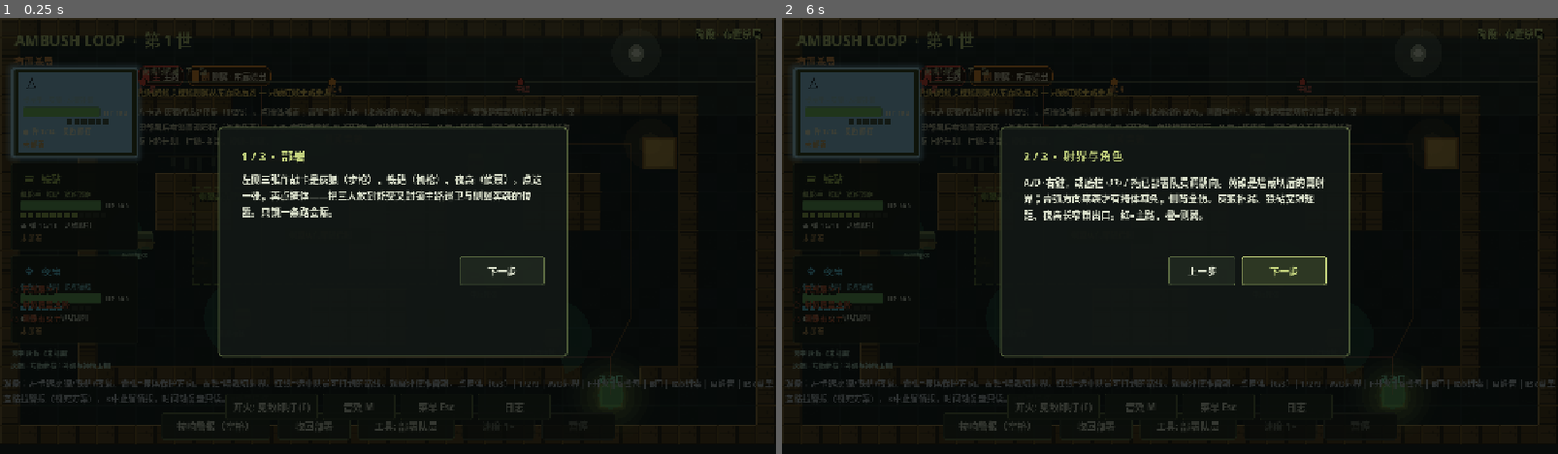
Above: before the commit, frames 1-2 (left to right).
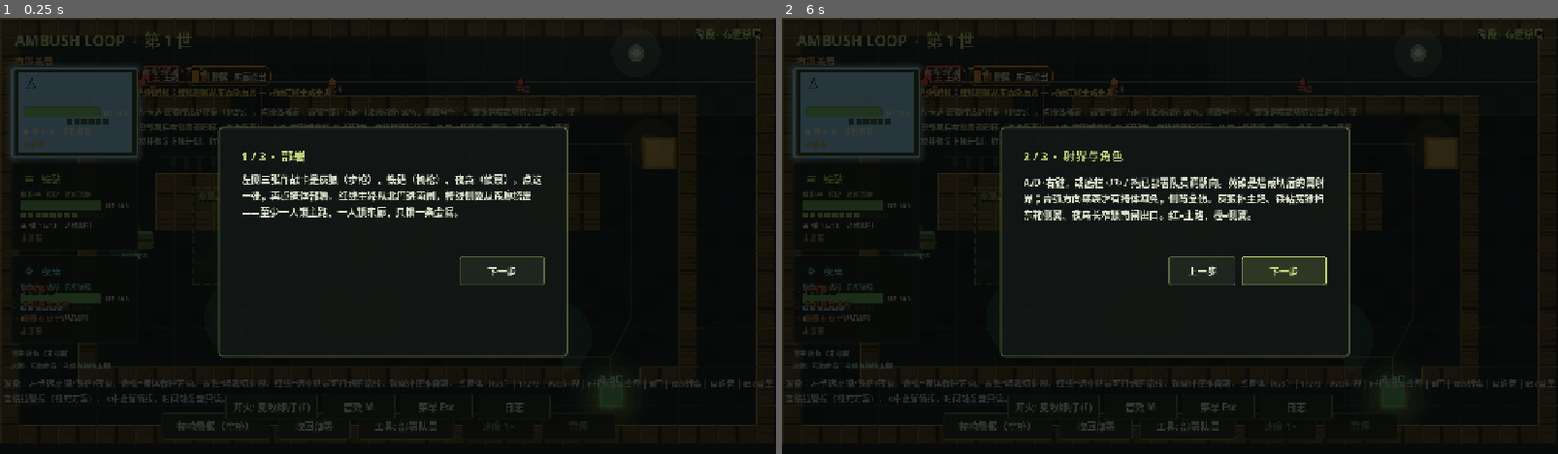
Above: after the commit, the same moments.

Repository: hailinsu-create/new
Game: Godot game, scene res://scenes/main.tscn
Same seed, same stepped clock (60 frames per second), same inputs: the game is played once before the commit and once after it. This scene is started directly instead of the project's main scene.
Inputs:
- Up to frame 1 (0.25 s): no input
- Up to frame 2 (6 s): click "拉响警报（空格）" at 0.5 s; click "收回部署" at 1.25 s; click "工具: 部署队员" at 2 s; click "开火: 见敌即打 (F)" at 2.75 s; click "音效 M" at 3.5 s; click "菜单 Esc" at 4.25 s; click "日志" at 5 s; click "下一步" at 5.75 s

The runs differ from the first frame. In frame 1, 0.9% of the frame differs, in the area x 18-74%, y 24-46%; in frame 2, 0.7%.

Commit message:
Align five-mission copy, docs, and content smoke.
Credits, HOWTO, title footer, briefings, and tutorials now name 油库
alongside the first four yards. Depot teaching states the three-route
surround, 2.2s west sneak, and tripwire. Docs no longer claim a
four-mission catalog. Smoke covers abort intel, squad wipe, and
campaign credits containing 油库.

Co-authored-by: hailinsu-create <hailinsu-create@users.noreply.github.com>

Diff:
--- a/ambush_loop/scenes/title.tscn
+++ b/ambush_loop/scenes/title.tscn
@@ -112,5 +112,5 @@
 offset_bottom = -14.0
 theme_override_colors/font_color = Color(0.45, 0.48, 0.4, 1)
 theme_override_font_sizes/font_size = 13
-text = "Esc / 返回键 退出确认    触控底栏可打完一局    院子 / 仓道 / 泵站 / 信号楼"
+text = "Esc / 返回键 退出确认    触控底栏可打完一局    院子 / 仓道 / 泵站 / 信号楼 / 油库"
 horizontal_alignment = 1
--- a/ambush_loop/scripts/level/level_def.gd
+++ b/ambush_loop/scripts/level/level_def.gd
@@ -128,8 +128,8 @@
 	l.level_id = "yard"
 	l.atmosphere_id = "yard"
 	l.title = "第1关 · 院子：交叉封锁"
-	l.teaching = "夜巡小队从北门进院子，要在南闸汇合前切断。灰狼补主路巡卫，铁砧宽锥扫东箱侧翼，夜枭长窄锁出口。陷阱：只盯主路，侧翼奔袭会从东廊绕出。青弧朝向才有掩体减免，侧背全伤。"
-	l.tutorial = "左卡选 灰狼/铁砧/夜枭（1/2/3）。点掩体部署；青弧=保护方向（来袭减伤 60%，侧背全伤）。黄锥是墙裁切后的真射界。夜枭部署后有淡青观察环（仅准备期）。A/D、右键或底栏↺↻调朝向，空格拉警报锁死。X 中止留情报。跑掉或全灭都穿梭并恢复上轮计划。红线=主路，橙线=侧翼。"
+	l.teaching = "夜巡小队从北门进院子，要在南闸汇合前切断。灰狼补主路巡卫，铁砧宽锥扫东箱侧翼，夜枭长窄锁出口。陷阱：只盯主路，侧翼奔袭会从东廊绕出。青弧朝向才有掩体减免，侧背全伤。失败三种：逃逸、全灭、中止（X 留情报）。"
+	l.tutorial = "左卡选 灰狼/铁砧/夜枭（1/2/3）。点掩体部署；青弧=保护方向（来袭减伤 60%，侧背全伤）。黄锥是墙裁切后的真射界。夜枭部署后有淡青观察环（仅准备期）。A/D、右键或底栏↺↻调朝向，空格拉警报锁死。X 中止留情报。逃逸、全灭、中止都穿梭并恢复上轮计划。红线=主路，橙线=侧翼。"
 	l.escape_cell = Vector2i(31, 19)
 	# All covers on open cells (yard crates leave spine / lanes free).
 	l.cover_defs = [
@@ -169,8 +169,8 @@
 	l.level_id = "warehouse"
 	l.atmosphere_id = "warehouse"
 	l.title = "第2关 · 仓道：弹药窗口"
-	l.teaching = "弹药窗口：仓道里的夜班搬运队会把弹打空。过早开火是陷阱——铁砧最容易空，把弹包给他。东廊橙色油桶在敌人靠近时自动炸（伤及友军），别把灰狼塞进爆心。F 入伏再打，等他们走进黄区。"
-	l.tutorial = "G 把唯一弹包交给已部署队员（空弹自动补一次，本轮不能转交）。F 切「入伏再打」，黄锥变暗，等敌人进黄色伏击区。东廊油桶是预置杀器：敌人踩近才在模拟里炸，执行中不能点爆。红=主路，橙=侧翼。X 中止留情报；时间轴只读。M 静音。"
+	l.teaching = "弹药窗口：仓道里的夜班搬运队会把弹打空。过早开火是陷阱——铁砧最容易空，把弹包给他。东廊橙色油桶在敌人靠近时自动炸（伤及友军），别把灰狼塞进爆心。F 入伏再打，等他们走进黄区。参考：铁砧拿弹包看窗口，夜枭锁闸口。"
+	l.tutorial = "G 把唯一弹包交给已部署队员（空弹自动补一次，本轮不能转交；铁砧优先）。F 切「入伏再打」，黄锥变暗，等敌人进黄色伏击区。东廊油桶是预置杀器：敌人踩近才在模拟里炸，执行中不能点爆。红=主路，橙=侧翼。X 中止留情报；时间轴只读。M 静音。"
 	# East flank corridor — away from reference slots 1/3/5 so smoke stays a skill check.
 	l.barrel_cell = Vector2i(32, 10)
 	l.escape_cell = Vector2i(31, 19)
@@ -212,8 +212,8 @@
 	l.level_id = "pump"
 	l.atmosphere_id = "pump"
 	l.title = "第3关 · 泵站：关门之后"
-	l.teaching = "泵站夜班要过东廊阀门。B 锁门不是稳赢——那是陷阱：侧翼奔袭在决策格改走西侧紫色备用接近，从你没罩住的侧背进来。重布青弧与夜枭锁线；铁砧侧背更危险。"
-	l.tutorial = "B 切换锁门。锁上后东廊关闭，侧翼在决策格改走作者写好的紫色备用接近，不会自由寻路。青弧没罩住=全伤。夜枭锁出水口。红=主路，橙=侧翼（开），紫=关门后的陷阱接近。X 中止留情报；时间轴只读。M 静音。"
+	l.teaching = "泵站夜班要过东廊阀门。B 锁门不是稳赢——那是陷阱：侧翼奔袭在决策格改走西侧紫色备用接近，从你没罩住的侧背进来。重布青弧与夜枭锁线；铁砧侧背更危险。开锁两条线都能解，锁门必须改朝向。"
+	l.tutorial = "B 切换锁门。锁上后东廊关闭，侧翼在决策格改走作者写好的紫色备用接近，不会自由寻路。青弧没罩住=全伤。夜枭锁出水口。G 弹包一人。红=主路，橙=侧翼（开），紫=关门后的陷阱接近。X 中止留情报；时间轴只读。M 静音。"
 	l.escape_cell = Vector2i(31, 19)
 	l.cover_defs = [
 		{"cell": Vector2i(10, 8), "name": "泵房西", "face": 0.0, "protect": 180.0},
@@ -259,8 +259,8 @@
 	l.level_id = "railcut"
 	l.atmosphere_id = "railcut"
 	l.title = "第4关 · 信号楼：双走廊延迟"
-	l.teaching = "信号楼要切断两路巡轨：西廊巡卫立刻出发，东廊奔袭晚几秒才折下来。陷阱是南闸堆人——先到的西廊把弹药打空，延迟东廊再漏。核心墙挡住对射，必须分廊锁线。绊索只能铺一条。"
-	l.tutorial = "西廊立刻走脊，东廊从北过道晚到。核心设备挡住东西对射。铁砧朝北等东廊，灰狼补西廊，夜枭锁南闸。Tab 绊索一条走廊；G 弹包一人。没有门。红=西廊主路，橙=东廊延迟。X 中止留情报；时间轴只读。M 静音。"
+	l.teaching = "信号楼要切断两路巡轨：西廊巡卫立刻出发，东廊奔袭晚 3.8 秒才折下来。陷阱是南闸堆人——先到的西廊把弹药打空，延迟东廊再漏。核心墙挡住对射，必须分廊锁线。绊索只能铺一条。"
+	l.tutorial = "西廊立刻走脊，东廊从北过道晚 3.8 秒才到。核心设备挡住东西对射。铁砧朝北等东廊，灰狼补西廊，夜枭锁南闸。Tab 绊索一条走廊；G 弹包一人。没有门。红=西廊主路，橙=东廊延迟。X 中止留情报；时间轴只读。M 静音。"
 	l.escape_cell = Vector2i(31, 19)
 	# Six slots on open cells: west spine, east corridor, south mouth. No door (pump already teaches B).
 	l.cover_defs = [
@@ -302,8 +302,8 @@
 	l.level_id = "depot"
 	l.atmosphere_id = "depot"
 	l.title = "第5关 · 油库：三路合围"
-	l.teaching = "油库夜班三路合围：主路巡卫、东廊奔袭、西暗道影探。中间油罐挡住对射。陷阱是南闸堆人+忽略西暗道——先到的两路打空弹药，影探再从西夹缝漏。唯一绊索封暗道，弹包给铁砧。"
-	l.tutorial = "西暗道晚几秒才从西墙夹缝南下。灰狼锁主路，铁砧朝北等东廊，夜枭看南闸；Tab 把唯一绊索铺在西暗道（7,11 一带）。G 弹包一人。没有门、没有油桶。红=主路，橙=东廊，绿=西暗道陷阱。X 中止留情报；时间轴只读。M 静音。"
+	l.teaching = "油库夜班三路合围：主路巡卫、东廊奔袭、西暗道影探（晚 2.2 秒）。中间油罐挡住对射。陷阱是南闸堆人+忽略西暗道——先到的两路打空弹药，影探再从西夹缝漏。唯一绊索封西暗道（7,11 一带），弹包给铁砧。"
+	l.tutorial = "三路合围。西暗道晚 2.2 秒才从西墙夹缝南下。灰狼锁主路，铁砧朝北等东廊，夜枭看南闸；Tab 把唯一绊索铺在西暗道（7,11 一带）。G 弹包一人。没有门、没有油桶。红=主路，橙=东廊，绿=西暗道陷阱。X 中止留情报；时间轴只读。M 静音。"
 	l.escape_cell = Vector2i(31, 19)
 	l.cover_defs = [
 		{"cell": Vector2i(6, 10), "name": "西暗道", "face": 0.0, "protect": 0.0},
--- a/ambush_loop/scripts/smoke_test.gd
+++ b/ambush_loop/scripts/smoke_test.gd
@@ -1,6 +1,7 @@
 extends SceneTree
 
-## Vertical-slice smoke: yard escape→restore→win, warehouse+pump reference wins, then railcut.
+## Vertical-slice smoke: abort/wipe fail paths, yard escape→restore→win,
+## warehouse+pump+railcut+depot reference wins, campaign credits name 油库.
 ## Isolates user:// save data so player progress cannot mask failures.
 ## Bypasses title via change_scene_to_file(main.tscn).
 
@@ -79,6 +80,8 @@
 		quit(59)
 		return
 	print("SMOKE_OK_SPAWN_PREVIEW n=", main.setup_spawn_preview_count())
+	if not await _assert_fail_paths(main):
+		return
 
 	# Life 1: 灰狼 on west cover, authored east face (0°) covers the spine so
 	# 敌1/敌2 die and flank 敌3 (delay 0.4s) is the leaker. South 90° covers neither.
@@ -619,6 +622,23 @@
 				quit(48)
 				return
 			print("SMOKE_OK depot won tick=", main.sim.tick)
+			if str(main.continue_button.text).find("查看致谢") < 0:
+				push_error("SMOKE_DEPOT_NO_CREDITS_CTA %s" % main.continue_button.text)
+				quit(61)
+				return
+			main._on_continue_pressed()
+			await process_frame
+			await process_frame
+			if main.credits_overlay == null or not main.credits_overlay.is_open():
+				push_error("SMOKE_DEPOT_CREDITS_CLOSED")
+				quit(61)
+				return
+			var cred_txt := _collect_label_text(main.credits_overlay)
+			if cred_txt.find("油库") < 0:
+				push_error("SMOKE_DEPOT_CREDITS_NO_OIL %s" % cred_txt)
+				quit(61)
+				return
+			print("SMOKE_OK_CREDITS_DEPOT")
 			print("SMOKE_SLICE_COMPLETE")
 			quit(0)
 			return
@@ -652,6 +672,96 @@
 	while main.sim.tick < start + n and guard < 180:
 		await process_frame
 		guard += 1
+
+
+func _collect_label_text(n: Node) -> String:
+	var acc := ""
+	if n is Label:
+		acc += str((n as Label).text)
+	for c in n.get_children():
+		acc += _collect_label_text(c)
+	return acc
+
+
+func _assert_fail_paths(main) -> bool:
+	## Abort keeps intel; squad wipe is a fail. Reset SETUP afterwards for LIFE1.
+	if main.phase != main.Phase.SETUP:
+		main._start_setup(false, false)
+	main._select_op(0)
+	main._deploy_selected_to(main.cover_slots[0], false)
+	main.selected.set_facing(90.0)
+	main._on_alarm_pressed()
+	if main.phase != main.Phase.WATCHING:
+		push_error("SMOKE_ABORT_NO_WATCH phase=%s" % main.phase)
+		quit(60)
+		return false
+	await _drive_ticks(main, 30)
+	if main.phase != main.Phase.WATCHING:
+		push_error("SMOKE_ABORT_ENDED_EARLY phase=%s reason=%s" % [main.phase, main.fail_reason])
+		quit(60)
+		return false
+	main._on_abort_pressed()
+	await process_frame
+	if main.phase != main.Phase.FAILED or main.fail_reason != "abort":
+		push_error("SMOKE_ABORT_REASON phase=%s reason=%s" % [main.phase, main.fail_reason])
+		quit(60)
+		return false
+	if main.intel.records.is_empty():
+		push_error("SMOKE_ABORT_NO_INTEL")
+		quit(60)
+		return false
+	var abort_txt := str(main.result_label.text)
+	if abort_txt.find("情报已记录") < 0:
+		push_error("SMOKE_ABORT_NO_INTEL_LINE %s" % abort_txt)
+		quit(60)
+		return false
+	if abort_txt.find("中止") < 0:
+		push_error("SMOKE_ABORT_NO_ZH %s" % abort_txt)
+		quit(60)
+		return false
+	print("SMOKE_OK_ABORT_INTEL n=", main.intel.records.size(), " tick=", main.sim.tick)
+	main._on_continue_pressed()
+	await process_frame
+	if main.intel.records.is_empty():
+		push_error("SMOKE_ABORT_INTEL_LOST")
+		quit(60)
+		return false
+	print("SMOKE_OK_ABORT_KEEP")
+	main._start_setup(false, false)
+	main._select_op(0)
+	main._deploy_selected_to(main.cover_slots[0], false)
+	main.selected.set_facing(90.0)
+	main._on_alarm_pressed()
+	await _drive_ticks(main, 30)
+	if main.phase != main.Phase.WATCHING:
+		push_error("SMOKE_WIPE_ENDED_EARLY phase=%s reason=%s" % [main.phase, main.fail_reason])
+		quit(60)
+		return false
+	for op in main.operators:
+		if op.visible and op.alive:
+			op.take_damage(999.0, Vector2(-9999, -9999))
+	if main.phase == main.Phase.WATCHING:
+		main._finish_sim_tick()
+	await process_frame
+	if main.phase != main.Phase.FAILED or main.fail_reason != "wipe":
+		push_error("SMOKE_WIPE_REASON phase=%s reason=%s living=%s" % [main.phase, main.fail_reason, main._living_ops()])
+		quit(60)
+		return false
+	var wipe_txt := str(main.result_label.text)
+	if wipe_txt.find("全灭") < 0:
+		push_error("SMOKE_WIPE_NO_ZH %s" % wipe_txt)
+		quit(60)
+		return false
+	print("SMOKE_OK_WIPE tick=", main.sim.tick)
+	main._on_continue_pressed()
+	await process_frame
+	main._start_setup(false, false)
+	if main.phase != main.Phase.SETUP or main.loop_index != 1:
+		push_error("SMOKE_FAIL_PATHS_RESET phase=%s loop=%s" % [main.phase, main.loop_index])
+		quit(60)
+		return false
+	print("SMOKE_OK_FAIL_PATHS")
+	return true
 
 
 func _assert_geometry(main, tag: String) -> bool:
@@ -872,6 +982,24 @@
 	var pages: Array = TutorialOverlay.pages_for("depot")
 	if pages.size() != 2:
 		push_error("SMOKE_DEPOT_TUTORIAL n=%s" % pages.size())
+		quit(48)
+		return false
+	var p0: Dictionary = pages[0]
+	var p1: Dictionary = pages[1]
+	if str(p0.get("body", "")).find("三路") < 0:
+		push_error("SMOKE_DEPOT_TUTORIAL_THREE %s" % str(p0.get("body", "")))
+		quit(48)
+		return false
+	if str(p1.get("body", "")).find("2.2") < 0 or str(p1.get("body", "")).find("绊索") < 0:
+		push_error("SMOKE_DEPOT_TUTORIAL_SNEAK %s" % str(p1.get("body", "")))
+		quit(48)
+		return false
+	if str(main.level.teaching).find("2.2") < 0 or str(main.level.teaching).find("绊索") < 0 or str(main.level.teaching).find("三路") < 0:
+		push_error("SMOKE_DEPOT_TEACHING %s" % main.level.teaching)
+		quit(48)
+		return false
+	if str(main.level.tutorial).find("2.2") < 0 or str(main.level.tutorial).find("绊索") < 0:
+		push_error("SMOKE_DEPOT_TUT_LABEL %s" % main.level.tutorial)
 		quit(48)
 		return false
 	var sneak: Vector2 = main.grid.cell_to_world_center(Vector2i(7, 11))
@@ -2205,6 +2333,21 @@
 		push_error("SMOKE_LEVEL_ORDER %s" % str(gs.LEVEL_ORDER))
 		quit(43)
 		return false
+	var howto_src := FileAccess.get_file_as_string("res://scripts/title.gd")
+	if howto_src.find("弹包交给已部署队员（仓道、泵站、信号楼、油库）") < 0:
+		push_error("SMOKE_HOWTO_NO_DEPOT")
+		quit(43)
+		return false
+	var cred_src := FileAccess.get_file_as_string("res://scripts/ui/credits_overlay.gd")
+	if cred_src.find("院子 / 仓道 / 泵站 / 信号楼 / 油库") < 0:
+		push_error("SMOKE_CREDITS_SRC_NO_DEPOT")
+		quit(43)
+		return false
+	var foot_src := FileAccess.get_file_as_string("res://scenes/title.tscn")
+	if foot_src.find("院子 / 仓道 / 泵站 / 信号楼 / 油库") < 0:
+		push_error("SMOKE_TITLE_FOOT_NO_DEPOT")
+		quit(43)
+		return false
 	if not bool(entries[0]["unlocked"]) or bool(entries[1]["unlocked"]) or bool(entries[3]["unlocked"]) or bool(entries[4]["unlocked"]) or bool(entries[0]["cleared"]):
 		push_error("SMOKE_MISSION_UNLOCK_FRESH")
 		quit(43)
--- a/ambush_loop/scripts/title.gd
+++ b/ambush_loop/scripts/title.gd
@@ -13,7 +13,7 @@
 悬停掩体                预览该位保护弧
 A / D 或右键            调整射界（黄锥被墙裁切）
 F                       开火条件：见敌即打 / 入伏再打
-G                       弹包交给已部署队员（仓道、泵站、信号楼）
+G                       弹包交给已部署队员（仓道、泵站、信号楼、油库）
 B                       门锁（泵站；侧翼改走备用接近）
 Tab                     绊索工具（路线附近，限额 1）
 空格                    拉响警报并锁死计划 / 观看时暂停 / 退出复盘
--- a/ambush_loop/scripts/ui/credits_overlay.gd
+++ b/ambush_loop/scripts/ui/credits_overlay.gd
@@ -44,7 +44,8 @@
 	tag.add_theme_color_override("font_color", NightOps.OLIVE_DIM)
 	box.add_child(tag)
 	var body := Label.new()
-	body.text = "院子 / 仓道 / 泵站 / 信号楼 全部封锁。\n情报已归档。计划锁死过的那些秒，就是这场胜负。\n\n感谢游玩。"
+	body.name = "Body"
+	body.text = "院子 / 仓道 / 泵站 / 信号楼 / 油库 全部封锁。\n五关夜班已切断。情报已归档。计划锁死过的那些秒，就是这场胜负。\n\n感谢游玩。"
 	body.horizontal_alignment = HORIZONTAL_ALIGNMENT_CENTER
 	body.autowrap_mode = TextServer.AUTOWRAP_WORD_SMART
 	body.add_theme_font_size_override("font_size", 16)
--- a/ambush_loop/scripts/ui/tutorial_overlay.gd
+++ b/ambush_loop/scripts/ui/tutorial_overlay.gd
@@ -8,15 +8,15 @@
 const YARD_STEPS := [
 	{
 		"title": "1 / 3  ·  部署",
-		"body": "左侧三张作战卡是灰狼（步枪）、铁砧（机枪）、夜枭（侦察）。点选一张，再点掩体——把三人放到能交叉封锁主路巡卫与侧翼奔袭的位置。只锁一条路会漏。",
+		"body": "左侧三张作战卡是灰狼（步枪）、铁砧（机枪）、夜枭（侦察）。点选一张，再点掩体部署。红线主路从北门进南闸，橙线侧翼从东廊绕出——至少一人锁主路、一人锁东廊，只锁一条会漏。",
 	},
 	{
 		"title": "2 / 3  ·  射界与角色",
-		"body": "A/D、右键，或底栏 ↺↻ / 拖已部署队员调朝向。黄锥是墙裁切后的真射界；青弧方向来袭才有掩体减免，侧背全伤。灰狼补漏、铁砧宽锥短距、夜枭长窄锁出口。红=主路，橙=侧翼。",
+		"body": "A/D、右键，或底栏 ↺↻ / 拖已部署队员调朝向。黄锥是墙裁切后的真射界；青弧方向来袭才有掩体减免，侧背全伤。灰狼补主路、铁砧宽锥扫东箱侧翼、夜枭长窄锁南闸出口。红=主路，橙=侧翼。",
 	},
 	{
 		"title": "3 / 3  ·  锁死观看",
-		"body": "空格或底栏「警报」拉响后计划冻结，不能再微操，只能暂停/变速观看。逃逸或全灭都会穿梭失败，但会记录「情报已记录」和漏网路线。下一世恢复上轮计划，可以改朝向。陷阱路线：橙线侧翼从东廊绕出，只锁红线主路会漏。",
+		"body": "空格或底栏「警报」拉响后计划冻结，不能再微操，只能暂停/变速观看。失败三种：逃逸、全灭、中止（X 留目前情报）。下一世恢复上轮计划，可以改朝向。陷阱路线：橙线侧翼从东廊绕出，只锁红线主路会漏。",
 	},
 ]
 
@@ -27,7 +27,7 @@
 	},
 	{
 		"title": "仓道 2 / 3  ·  弹包（G）",
-		"body": "G 或底栏「弹包」把唯一备用弹包交给已部署队员。空弹时自动补一次本轮起始弹药，不能转交。铁砧最容易空；灰狼吃包可以补漏主路。",
+		"body": "G 或底栏「弹包」把唯一备用弹包交给已部署队员。空弹时自动补一次本轮起始弹药，不能转交。铁砧宽锥最容易空，优先给他。仓道之后泵站、信号楼、油库也都只有一包。",
 	},
 	{
 		"title": "仓道 3 / 3  ·  油桶",
@@ -48,12 +48,12 @@
 
 const DEPOT_STEPS := [
 	{
-		"title": "油库 1 / 2  ·  三路",
-		"body": "西暗道影探、主路巡卫、东廊奔袭三条接近。中间油罐挡住对射，一个锥罩不住两路。三人不够锁三条——陷阱是忽略西暗道。必须用唯一绊索封一条。",
+		"title": "油库 1 / 2  ·  三路合围",
+		"body": "三路合围：红线主路巡卫、橙线东廊奔袭、绿线西暗道影探。中间油罐挡住对射，一个锥罩不住两路。三人不够锁三条——必须用唯一绊索封西暗道。",
 	},
 	{
-		"title": "油库 2 / 2  ·  绊索换人",
-		"body": "西暗道影探晚 2.2 秒才从西墙夹缝南下（SETUP 暗芯片倒计时）。灰狼锁主路，铁砧朝北等东廊，夜枭看南闸；把唯一绊索铺在西暗道。先到的两路会把南闸弹药打空。弹包一人。警报后不能微操。陷阱路线：绿线西暗道晚到，忽略它南闸会被先到两路打空。",
+		"title": "油库 2 / 2  ·  西暗道 2.2s",
+		"body": "西暗道影探晚 2.2 秒才从西墙夹缝南下（SETUP 暗芯片倒计时）。灰狼锁主路，铁砧朝北等东廊，夜枭看南闸；Tab 把唯一绊索铺在西暗道（7,11 一带）。先到的两路会把南闸弹药打空。弹包一人。警报后不能微操。陷阱路线：绿线西暗道晚 2.2 秒，忽略它南闸会被先到两路打空。",
 	},
 ]
 
Not shown, changed: ambush_loop/README.md
Not shown, changed: ambush_loop/docs/ANDROID.md
Not shown, changed: ambush_loop/docs/COMMANDOS_COMPLETE.md
Not shown, changed: ambush_loop/docs/LAUNCH_BAR.md
Not shown, changed: ambush_loop/docs/开发规划.md
